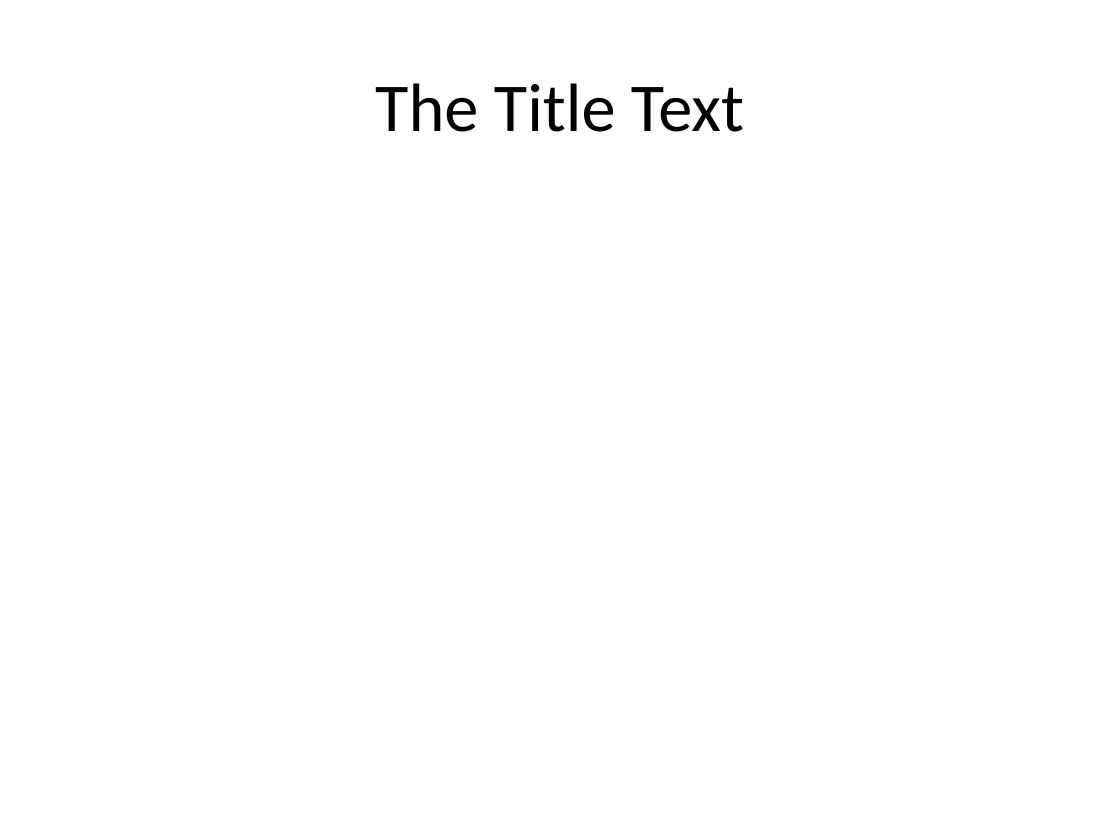
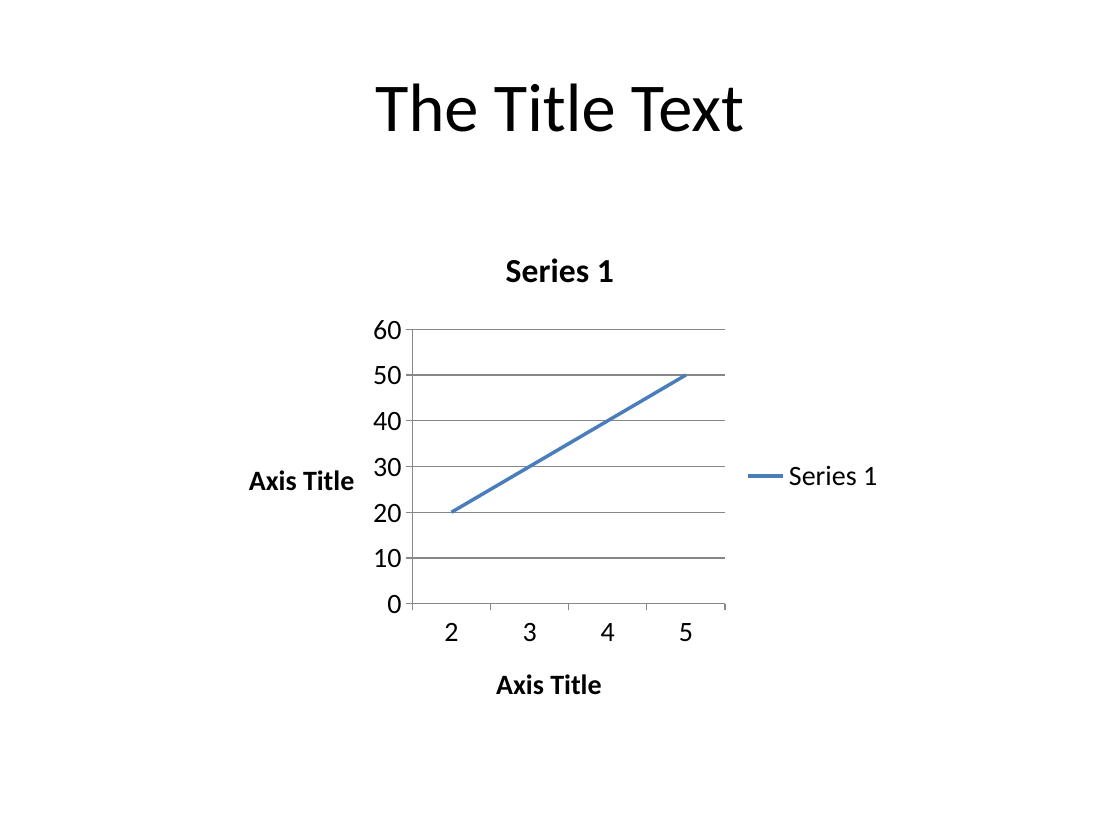
Before and after one commit to weber1998/python-assessment, a slide deck: slide 5 of Report/example_output.pptx. Drawn at 1120x840 pixels with LibreOffice and Linux fonts; fonts in the diff are those of the drawing. Boxes give left, top, right and bottom in pixels: in the first picture for what was removed or moved away, otherwise in the second. Text is boxed around its words. In the diff, an @@ line names an element or a change of style, - is before the commit and + after.

```diff
--- a/Report/example_output.pptx
+++ b/Report/example_output.pptx
@@ line chart added at bbox=[224, 224, 896, 728] @@
+title "Series 1"
+categories: 2, 3, 4, 5
+Series 1: 20, 30, 40, 50
```
Also in this commit, not shown: 4 other files.
